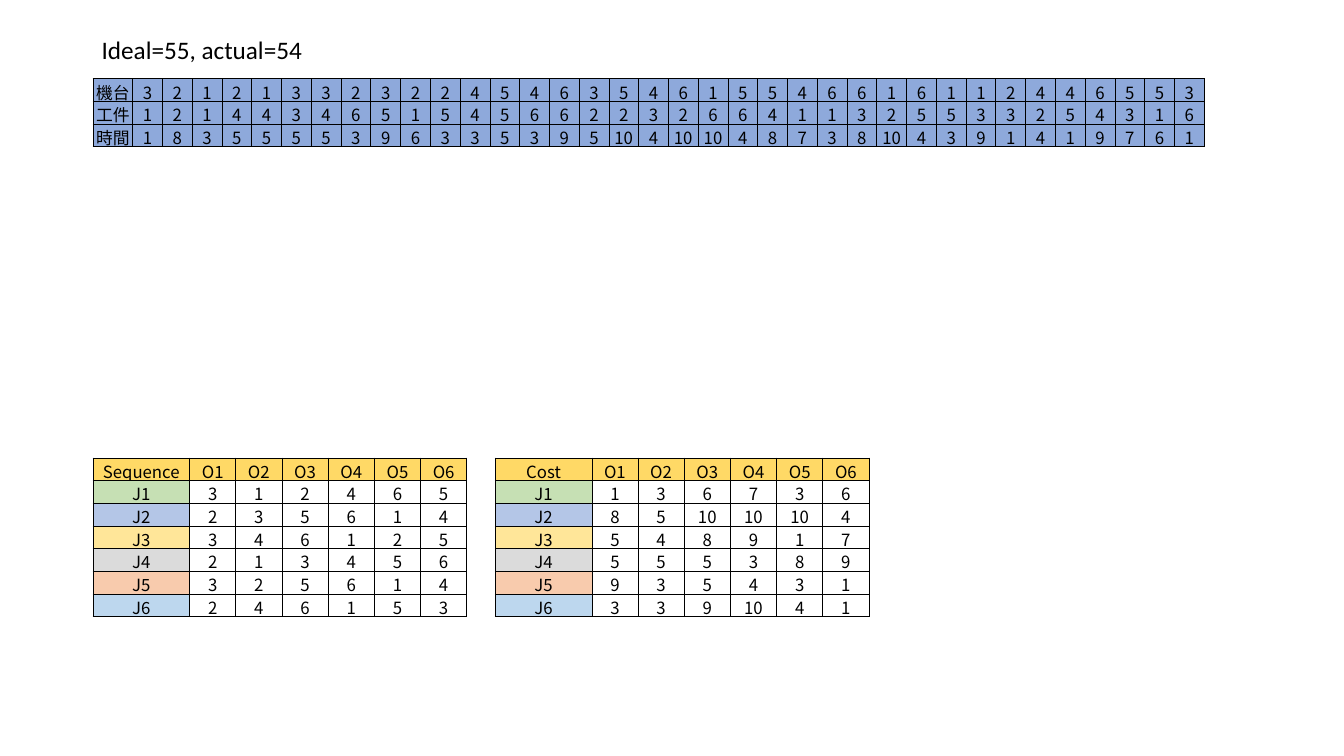
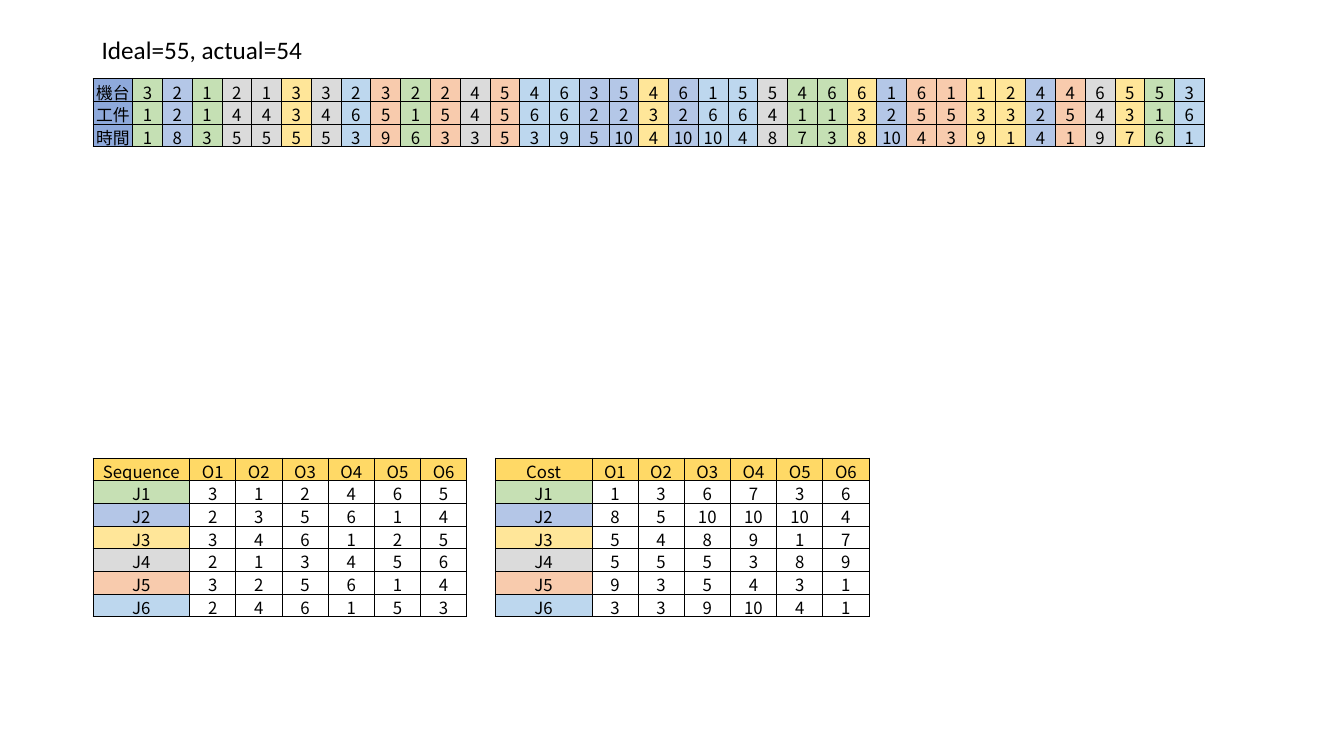
Before and after one commit to ZongSingHuang/Genetic-Algorithm-for-Job-Shop-Scheduling-and-NSGA-II, a slide deck: slide 4 of Animation.pptx. Drawn at 1344x756 pixels with LibreOffice and Linux fonts; fonts in the diff are those of the drawing. Boxes give left, top, right and bottom in pixels: in the first picture for what was removed or moved away, otherwise in the second. Text is boxed around its words. In the diff, an @@ line names an element or a change of style, - is before the commit and + after.

```diff
--- a/Animation.pptx
+++ b/Animation.pptx
@@ table at bbox=[93, 79, 1221, 153] @@
@@ fill #8EA9DB to #C5E0B4 in 18 cells @@
@@ fill #8EA9DB to #B4C7E7 in 18 cells @@
@@ fill #8EA9DB to #DBDBDB in 18 cells @@
@@ fill #8EA9DB to #FFE699 in 18 cells @@
@@ fill #8EA9DB to #BDD7EE in 18 cells @@
@@ fill #8EA9DB to #F8CBAD in 18 cells @@
```
Also in this commit, not shown: 2 other slides changed, 1 other file.
